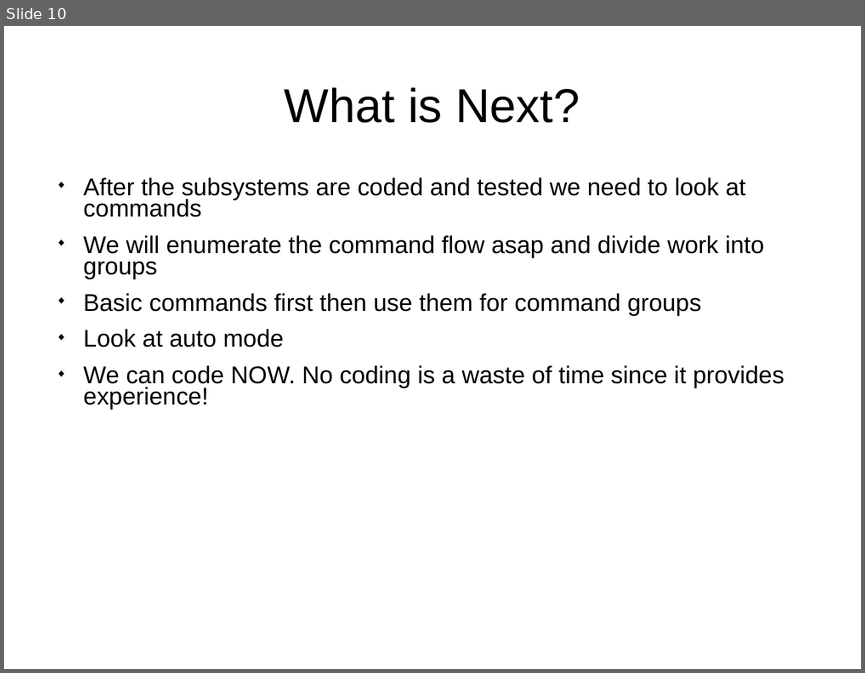
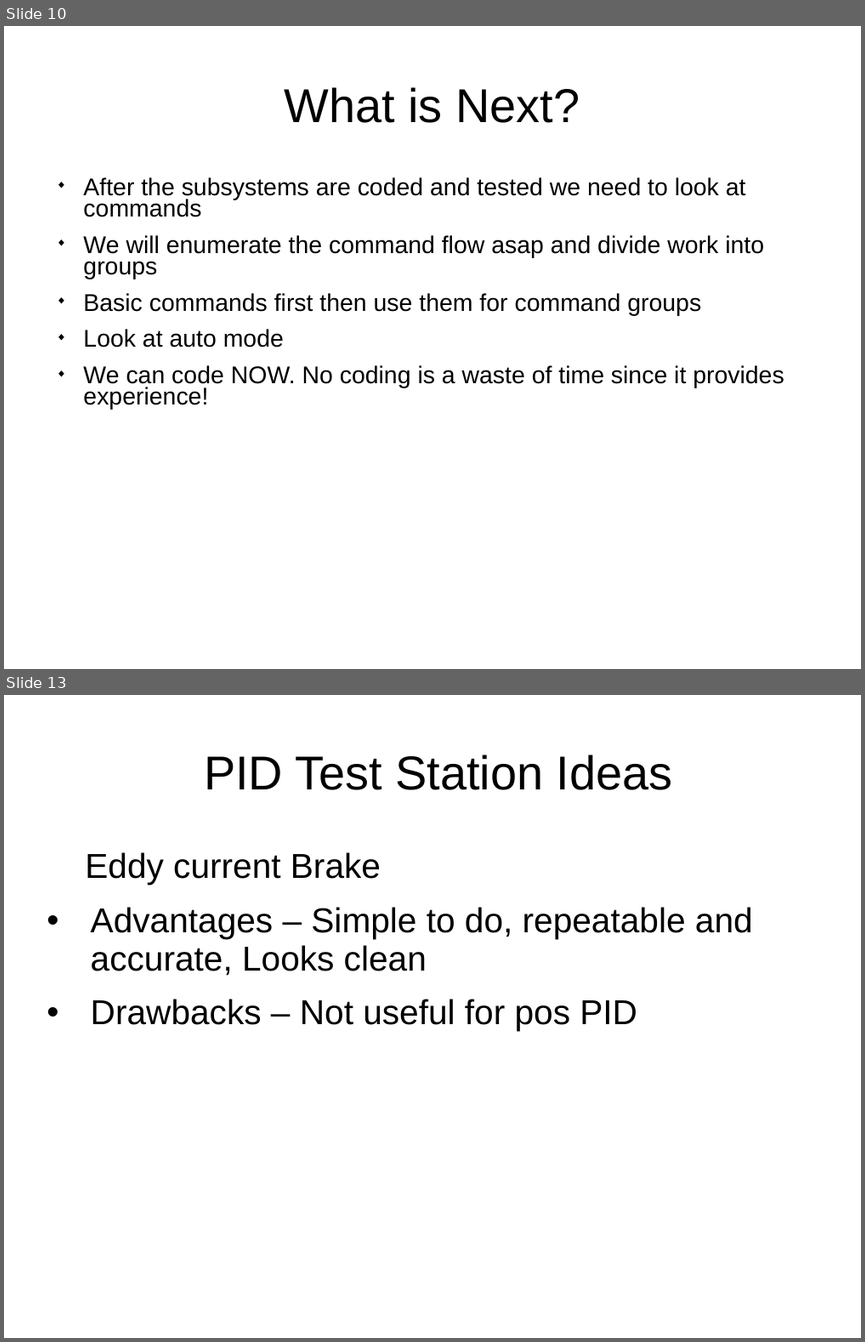
Before and after one commit to cloudbase1/TestStationDesigns, a slide deck: SwDevPlanFor2017.ppt. Shown one above the other, each under a label of ours: slide 10 before the commit, slides 10 and 13 after it; the slides between them are not shown. The pictures are 865x673 and 865x1342 pixels, drawn with LibreOffice and Linux fonts; fonts in the diff are those of the drawing. Boxes give left, top, right and bottom in pixels: in the first picture for what was removed or moved away, otherwise in the second. Text is boxed around its words. In the diff, an @@ line names an element or a change of style, - is before the commit and + after.

Commit message:
Added more ideas to PID test station like hysteresis brake

```diff
--- a/SwDevPlanFor2017.ppt
+++ b/SwDevPlanFor2017.ppt
@@ slide 13 added at [4,695,861,1338], background #FFFFFF @@
@@ title added at [204,755,673,790], 44 pt, text #000000 @@
+PID Test Station Ideas
@@ text added at [85,852,753,1031], 32 pt, text #000000 @@
+Eddy current Brake
+• Advantages – Simple to do, repeatable and accurate, Looks clean
+• Drawbacks – Not useful for pos PID
```
Also in this commit, not shown: 1 slide changed, 2 other slides added.
